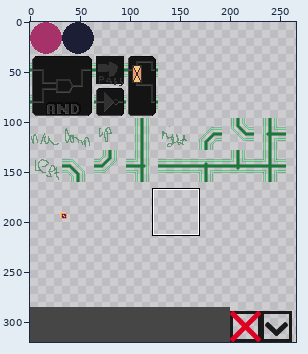
Two states of a sprite sheet, assets/sprite_map.png. The first picture is a wide view before the edit; the outline marks the close-up.
Close-up. Old version:
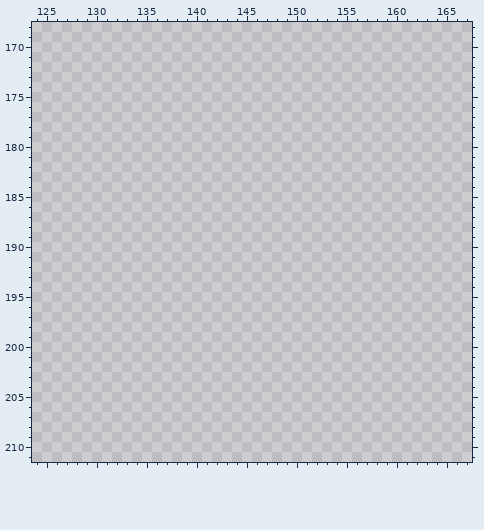
The file is 320x320 pixels. Pixels under 10% opacity are left out. Colours within 5 levels of each other are drawn and written as one. Shown: x 124..167, y 168..211. The wide view leaves out empty margins.
After the commit:
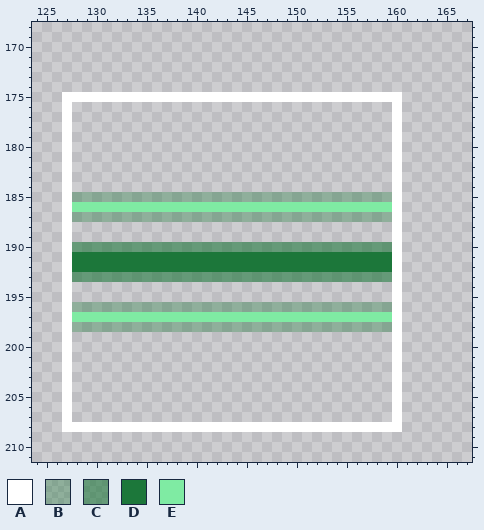
Palette (. is transparent): A #ffffff  B #1c773a5a  C #1c773a96  D #1c773a  E #7feba3
Log entry: Debugging sprite bleed + Changed background image
Changes in this commit:
Changed rows in their new state; - is an unchanged pixel.
first column x 127:
175 AAAAAAAAAAAAAAAAAAAAAAAAAAAAAAAAAA
176 A--------------------------------A
177 A--------------------------------A
178 A--------------------------------A
179 A--------------------------------A
180 A--------------------------------A
181 A--------------------------------A
182 A--------------------------------A
183 A--------------------------------A
184 A--------------------------------A
185 ABBBBBBBBBBBBBBBBBBBBBBBBBBBBBBBBA
186 AEEEEEEEEEEEEEEEEEEEEEEEEEEEEEEEEA
187 ABBBBBBBBBBBBBBBBBBBBBBBBBBBBBBBBA
188 A--------------------------------A
189 A--------------------------------A
190 ACCCCCCCCCCCCCCCCCCCCCCCCCCCCCCCCA
191 ADDDDDDDDDDDDDDDDDDDDDDDDDDDDDDDDA
192 ADDDDDDDDDDDDDDDDDDDDDDDDDDDDDDDDA
193 ACCCCCCCCCCCCCCCCCCCCCCCCCCCCCCCCA
194 A--------------------------------A
195 A--------------------------------A
196 ABBBBBBBBBBBBBBBBBBBBBBBBBBBBBBBBA
197 AEEEEEEEEEEEEEEEEEEEEEEEEEEEEEEEEA
198 ABBBBBBBBBBBBBBBBBBBBBBBBBBBBBBBBA
199 A--------------------------------A
200 A--------------------------------A
201 A--------------------------------A
202 A--------------------------------A
203 A--------------------------------A
204 A--------------------------------A
205 A--------------------------------A
206 A--------------------------------A
207 A--------------------------------A
208 AAAAAAAAAAAAAAAAAAAAAAAAAAAAAAAAAA
